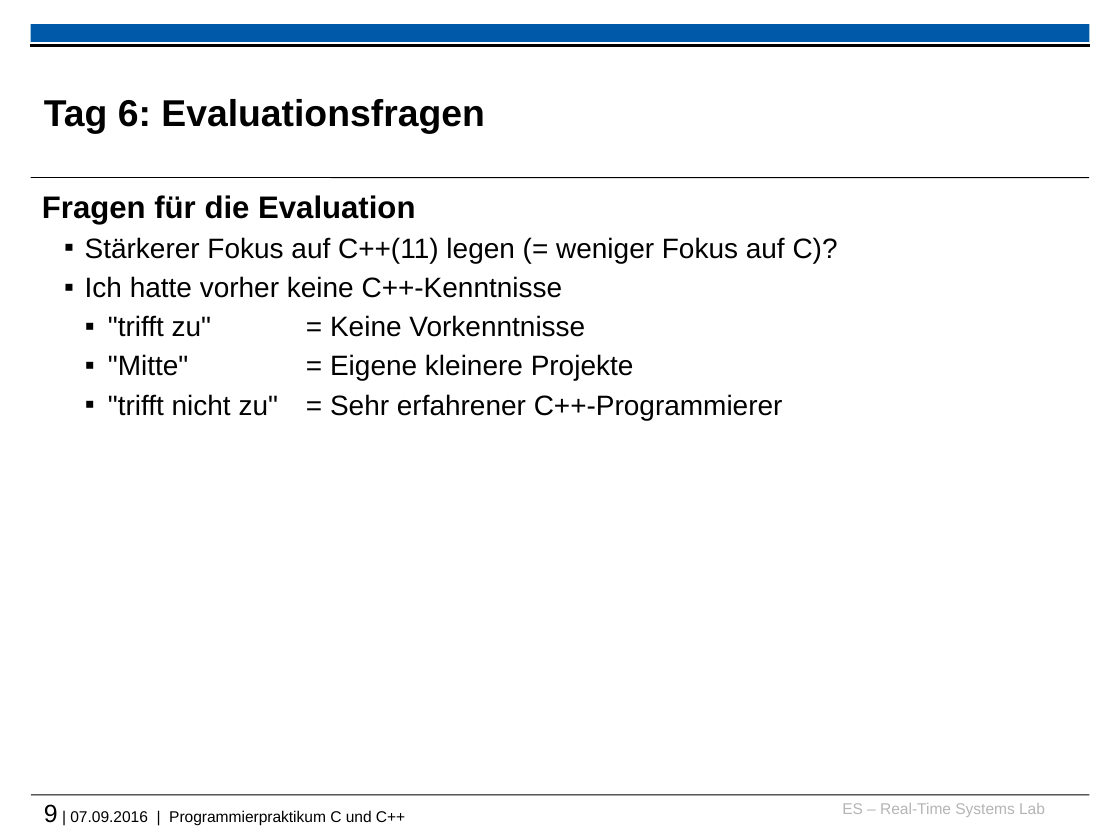
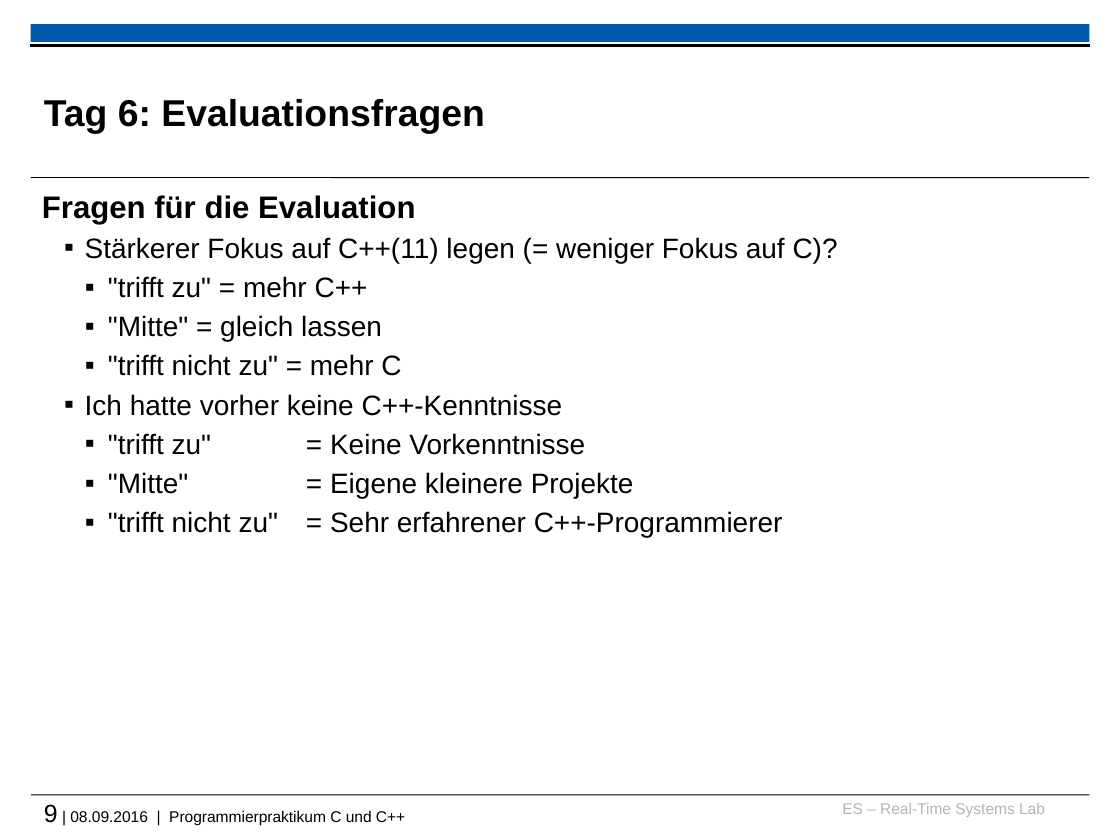
Before and after one commit to h82k/tud-cppp, a slide deck: slide 9 of 2016/recap_and_warmup_slides.pptx. Drawn at 1120x840 pixels with LibreOffice and Linux fonts; fonts in the diff are those of the drawing; background and template pictures are left out. Boxes give left, top, right and bottom in pixels: in the first picture for what was removed or moved away, otherwise in the second. Text is boxed around its words. In the diff, an @@ line names an element or a change of style, - is before the commit and + after.

```diff
--- a/2016/recap_and_warmup_slides.pptx
+++ b/2016/recap_and_warmup_slides.pptx
@@ text at <box>108,276,401,376</box>: paragraphs added @@
+    ▪ "trifft zu" = mehr C++
+    ▪ "Mitte" = gleich lassen
+    ▪ "trifft nicht zu" = mehr C
@@ text at <box>44,804,405,825</box>: text changed @@
-9 | 07.09.2016 | Programmierpraktikum C und C++
+9 | 08.09.2016 | Programmierpraktikum C und C++
```
Also in this commit, not shown: 1 slide added, 5 other files.
